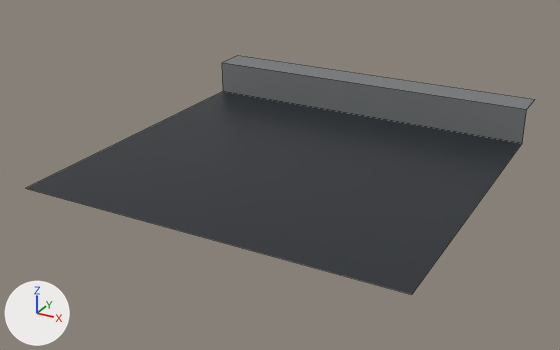
The Blender file mesh/street/edge-straight-drain.blend, before and after one commit.
Rendered twice from a 50 mm lens placed at (0.888, -1.723, 1.198), pointed at (-0.028, -0.058, 0.366). Arrows for +X, +Y and +Z are at lower left; the lights stay in place. Mesh edges are drawn as thin lines.
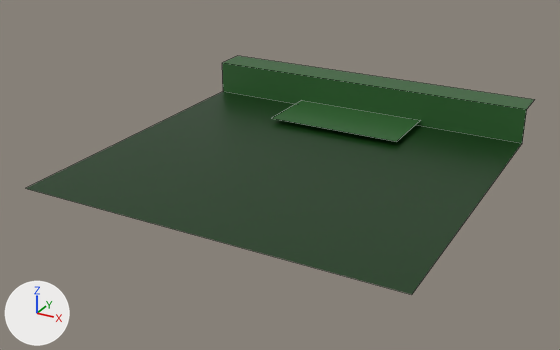
Patch to the scene script:
```diff
--- a/mesh/street/edge-straight-drain.blend.py
+++ b/mesh/street/edge-straight-drain.blend.py
@@ img_palette_png @@
+img_palette_png = load_image('palette.png', '../palette.png', 4, 4, 'sRGB')
@@ mat_material @@
 mat_material = principled_material('Material')
-mat_material.texture = img_texture_png
+mat_material.texture = img_palette_png
 mat_material.roughness = 0.4
@@ me_cube @@
 # used by ob_cube; location = (0.0, 0.0, 0.0); scale = (0.5, 0.5, 0.5)
 # verts and faces of me_cube; kept vertices keep their numbers, new ones are numbered from 8
-me_cube.from_pydata(...)  # 8 vertices, 3 faces; spans x -1.0..1.0, y -1.0..1.0, z 0.8..1.0
+me_cube.from_pydata(...)  # 12 vertices, 4 faces; spans x -1.0..1.0, y -1.0..1.0, z 0.8..1.0
+# me_cube part 1
+verts[8] = (-0.4, 0.8, 0.83)  # pixel (301, 100)
+verts[9] = (0.4, 0.8, 0.83)  # pixel (420, 120)
+verts[10] = (-0.4, 0.4, 0.83)  # pixel (271, 118)
+verts[11] = (0.4, 0.4, 0.83)  # pixel (396, 141)
+faces += [(8, 10, 11, 9)]
+# me_cube part 2: 3 kept faces spanning x -1.0..1.0, y -1.0..1.0, z 0.8..1.0 get new texture (UV) coordinates
 me_cube.materials.append(mat_material)
```

Location of each change, (x1, y1, x2, y2) in pixels of the pictures (560 x 350 px):
'Cube', surface changed, reshaped (grey to green): (26, 56, 534, 294) in both
part 1 of me_cube, added (green): after (271, 100, 421, 142)
part 2 of me_cube, surface changed (grey to green): (78, 56, 534, 294) in both
